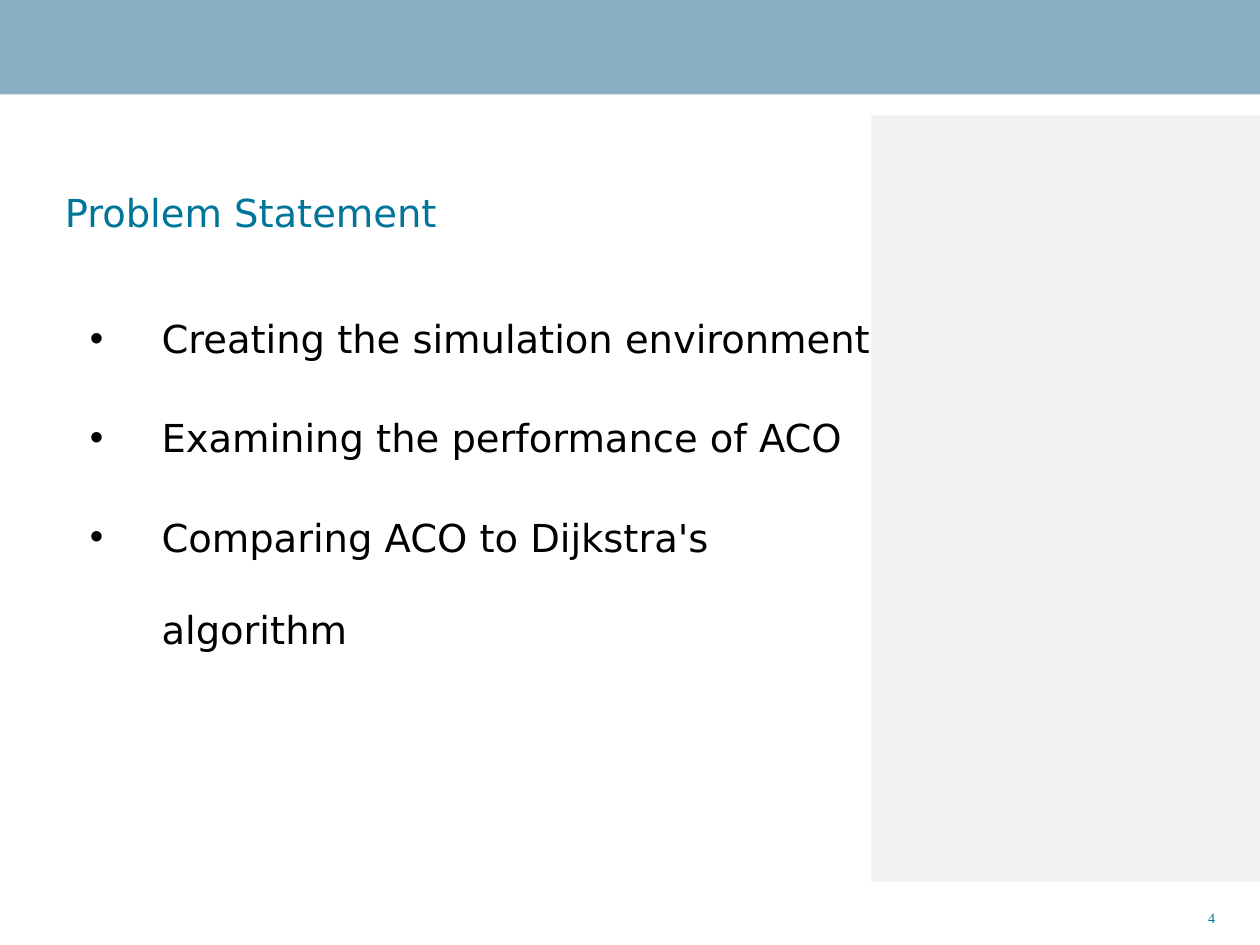
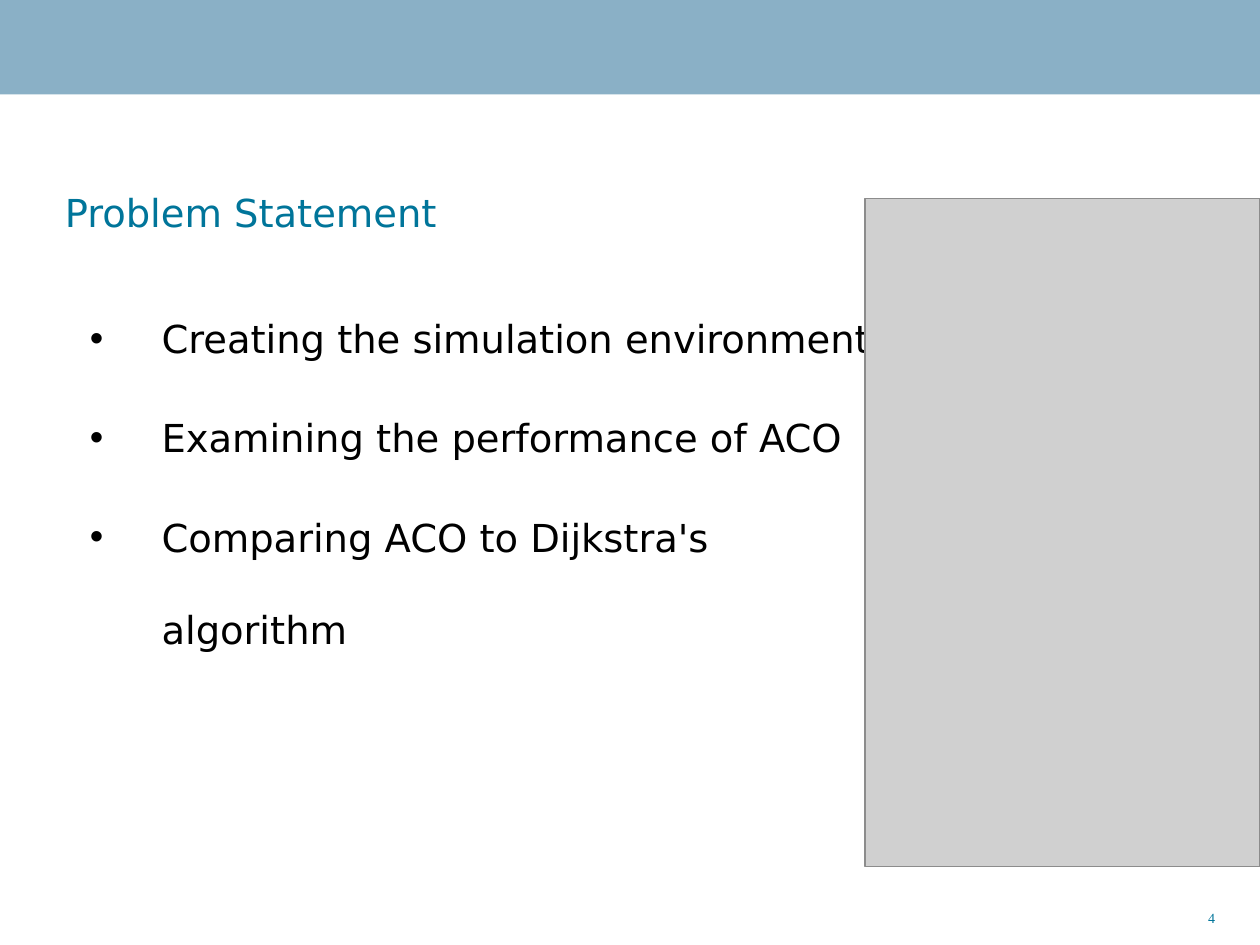
Before and after one commit to Danidude/Master-Thesis, a slide deck: slide 4 of Report/IKT 590 Master Thesis.ppt. Drawn at 1260x945 pixels with LibreOffice and Linux fonts; fonts in the diff are those of the drawing; grey boxes stand for pictures; background and template pictures are left out. Boxes give left, top, right and bottom in pixels: in the first picture for what was removed or moved away, otherwise in the second. Text is boxed around its words. In the diff, an @@ line names an element or a change of style, - is before the commit and + after.

Commit message:
Finished slide 4 and 5

```diff
--- a/Report/IKT 590 Master Thesis.ppt
+++ b/Report/IKT 590 Master Thesis.ppt
@@ rectangle at [872, 116, 1260, 882]: fill #F2F2F2 to #FFFFFF @@
@@ picture added at [864, 198, 1260, 866] @@
```
Also in this commit, not shown: 1 other slide changed, 1 slide added, 1 slide removed.
